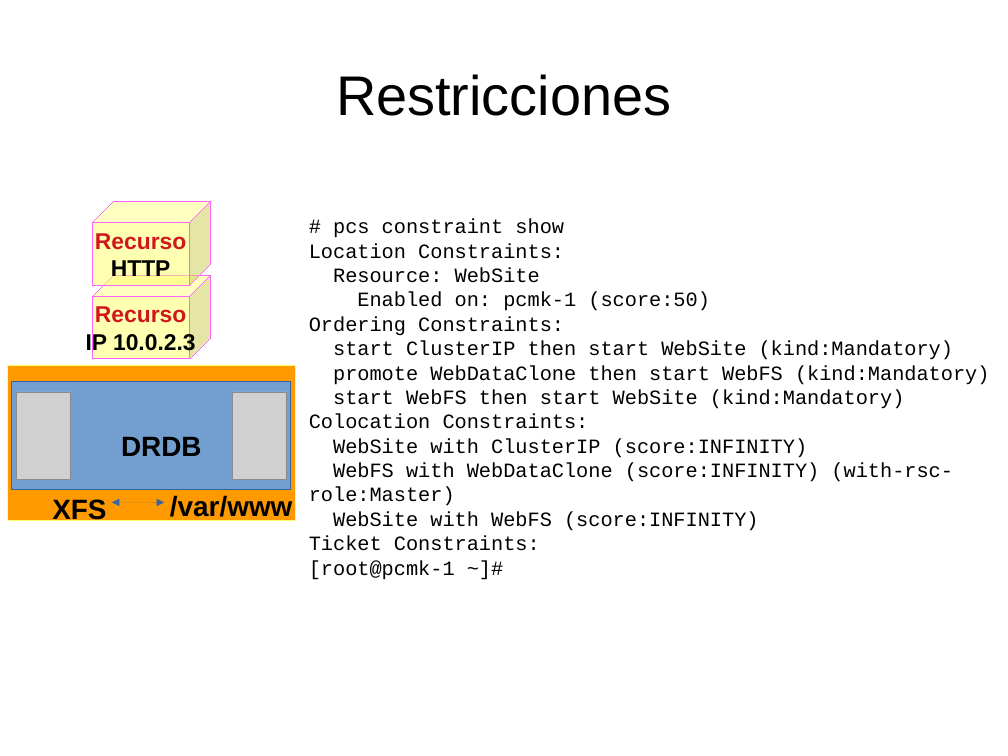
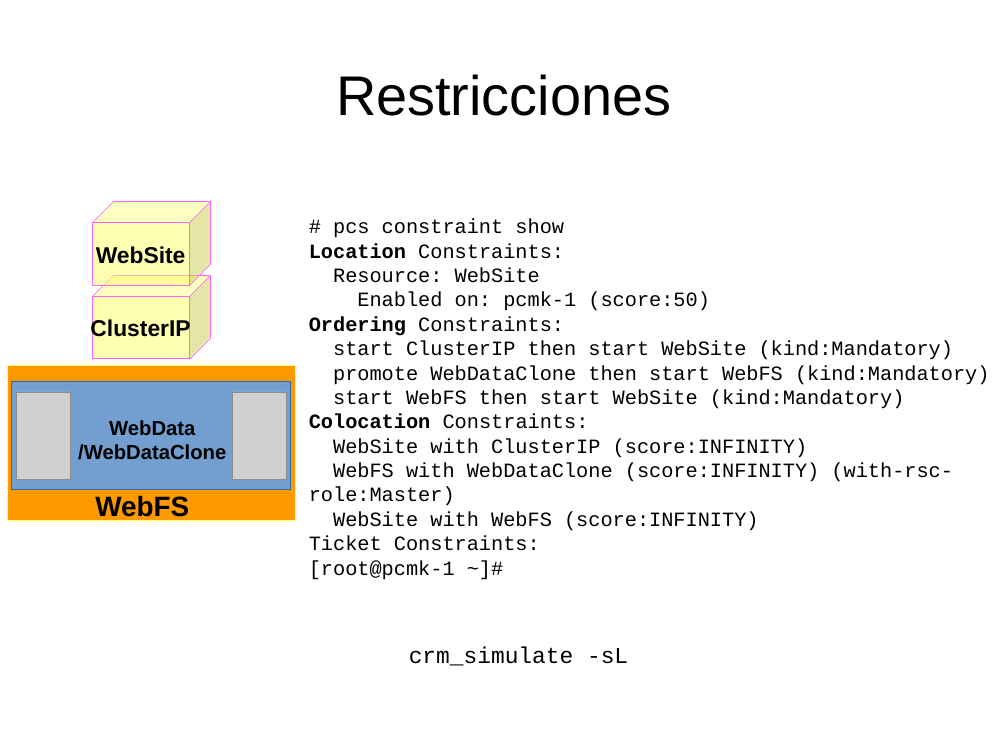
Before and after one commit to niniadcobre/asa, a slide deck: slide 18 of clases/cluster.odp. Drawn at 1008x756 pixels with LibreOffice and Linux fonts; fonts in the diff are those of the drawing; grey boxes stand for pictures. Boxes give left, top, right and bottom in pixels: in the first picture for what was removed or moved away, otherwise in the second. Text is boxed around its words. In the diff, an @@ line names an element or a change of style, - is before the commit and + after.

Commit message:
clase cluster, restricciones

```diff
--- a/clases/cluster.odp
+++ b/clases/cluster.odp
@@ cube "WebSite": place and size @@
-cube "WebSite" at [92, 275, 210, 359]
+cube "WebSite" at [92, 201, 210, 285]
@@ cube removed at [92, 201, 210, 285] @@
-Recurso
-HTTP
@@ text in cube at [96, 246, 186, 264]: text changed @@
-Recurso
-IP 10.0.2.3
+WebSite
@@ text at [309, 243, 589, 429]: bold on in "Location", "Ordering", "Colocation" @@
@@ cube added at [92, 275, 210, 359], fill #FFFF66 at 50% opacity, outline #FF66FF 0 pt, 18 pt, text #000000, bold @@
+ClusterIP
@@ text added at [78, 420, 226, 460], 16 pt, text #000000, bold @@
+WebData
+/WebDataClone
@@ text removed at [121, 436, 202, 456] @@
-DRDB
@@ text removed at [52, 499, 106, 524] @@
-XFS
@@ text added at [95, 495, 189, 522], 22 pt, text #000000, bold @@
+WebFS
@@ double arrow removed from (112, 502) to (165, 502) @@
@@ text removed at [170, 495, 292, 522] @@
-/var/www
@@ text added at [409, 646, 628, 666], 18 pt, text #000000 @@
+crm_simulate -sL
```
Also in this commit, not shown: 7 other slides changed, 2 slides added.
